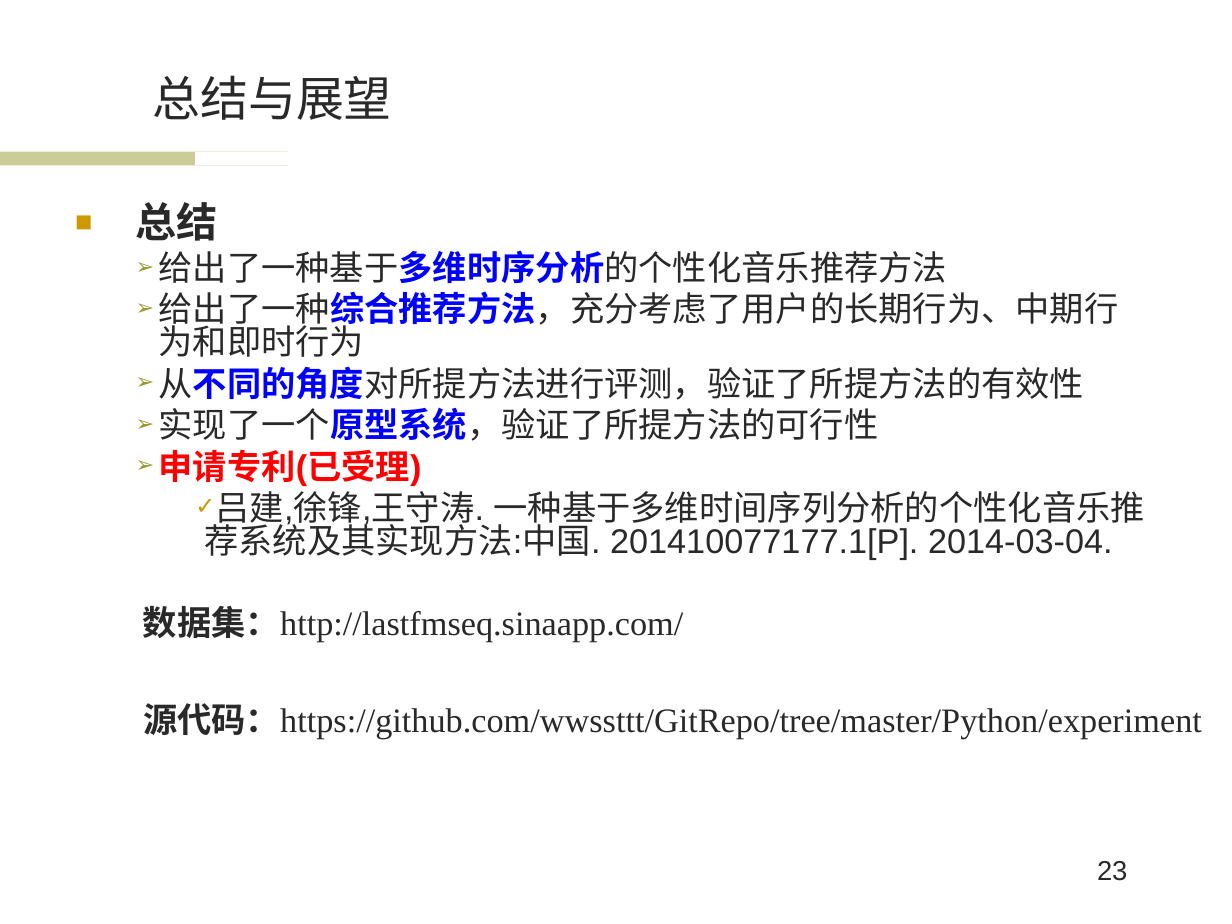
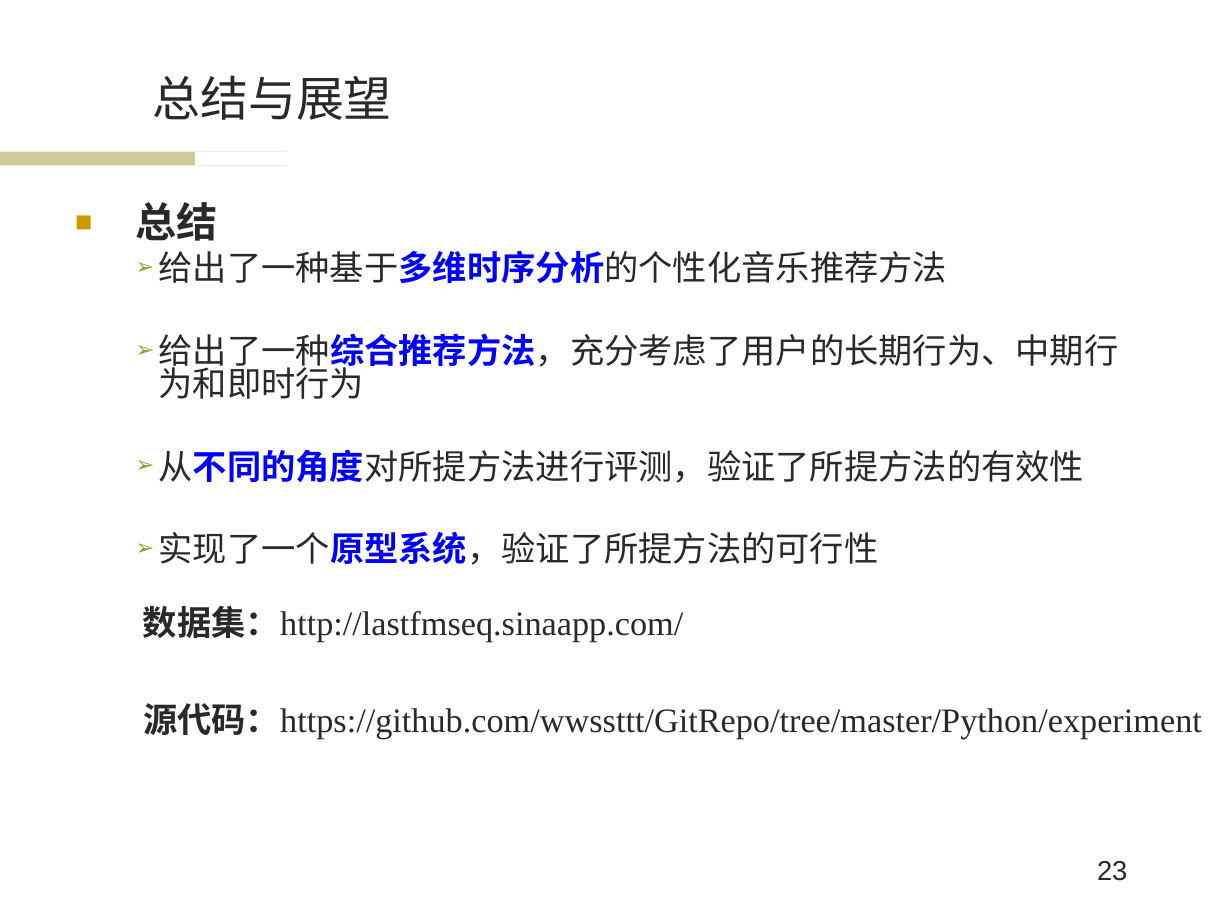
Before and after one commit to wwssttt/NJUThesis, a slide deck: slide 23 of ppt/一种基于时间序列分析的个性化音乐推荐系统及其实现.ppt. Drawn at 1232x924 pixels with LibreOffice and Linux fonts; fonts in the diff are those of the drawing; background and template pictures are left out. Boxes give left, top, right and bottom in pixels: in the first picture for what was removed or moved away, otherwise in the second. Text is boxed around its words. In the diff, an @@ line names an element or a change of style, - is before the commit and + after.

Commit message:
ppt5.0

```diff
--- a/ppt/一种基于时间序列分析的个性化音乐推荐系统及其实现.ppt
+++ b/ppt/一种基于时间序列分析的个性化音乐推荐系统及其实现.ppt
@@ text at (159, 449, 1145, 559): paragraphs removed @@
-  ➢ 申请专利(已受理)
-    ✓ 吕建,徐锋,王守涛. 一种基于多维时间序列分析的个性化音乐推荐系统及其实现方法:中国. 201410077177.1[P]. 2014-03-04.
```
Also in this commit, not shown: 1 other slide changed, 1 slide added.
